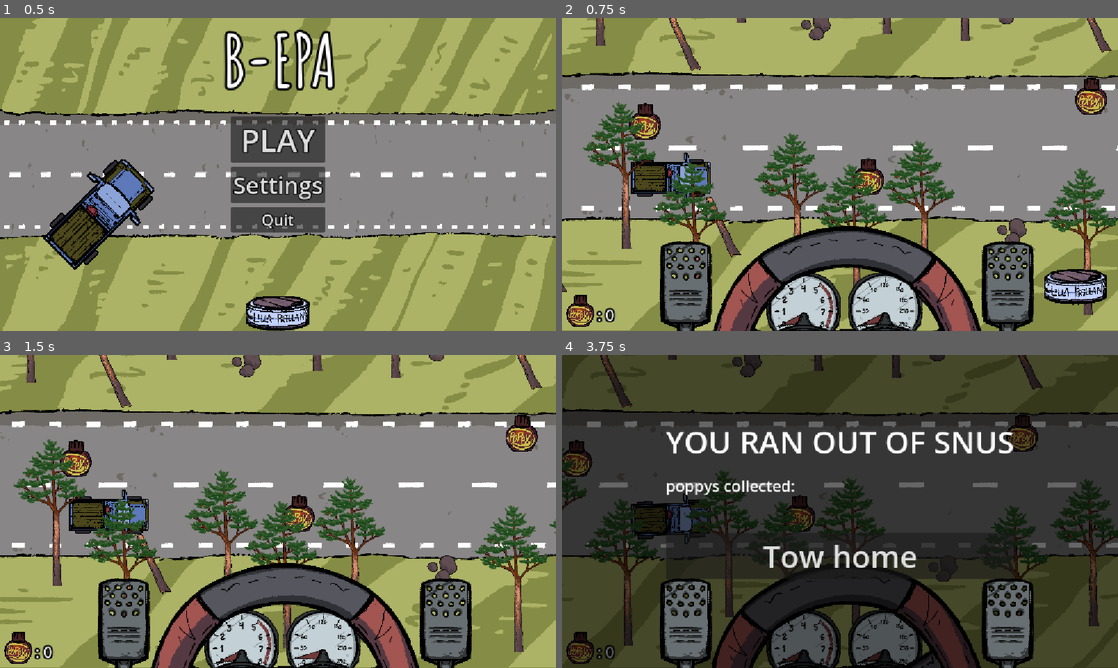
Above: before the commit, frames 1-4 (two rows, left to right).
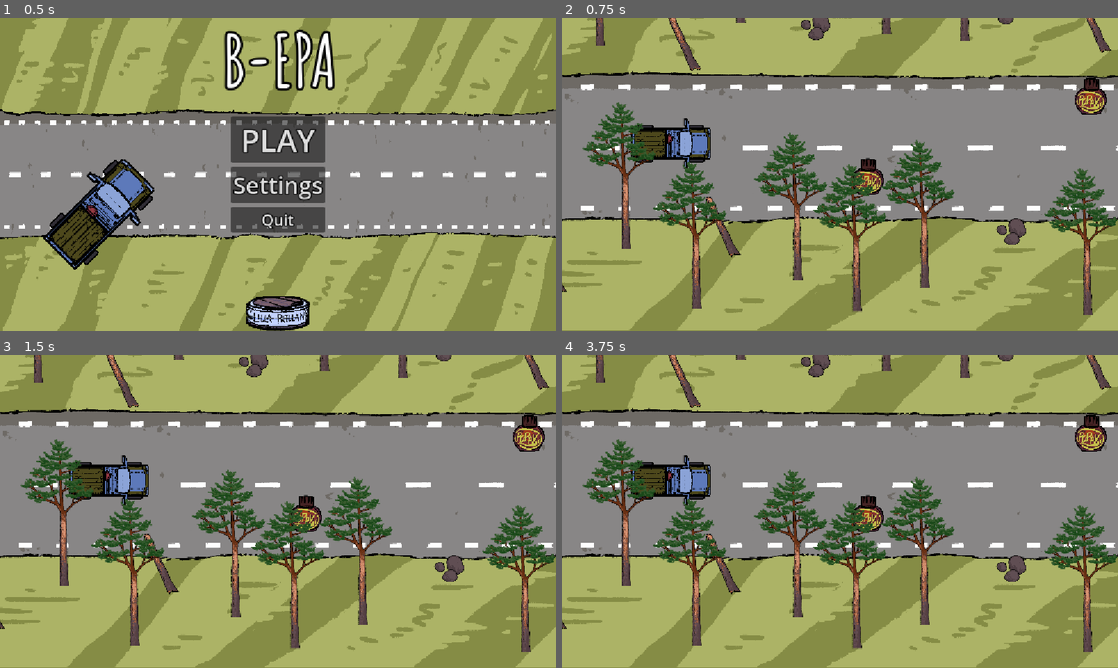
Above: after the commit, the same moments.

Repository: midenfors/project-epa
Game: Godot game, scene res://Scenes/UI/main_menu.tscn
The game is run twice, just before and just after one commit, with the same random seed, the same clock (stepped at 60 frames per second) and the same inputs. The engine's default icon, where the game draws it, is replaced by a stand-in: a white triangle on a blue panel in a dark square.
Inputs (mouse positions are in pixels of both pictures, inside the frame that each line leads up to):
- Up to frame 1 (0.5 s): no input
- Up to frame 2 (0.75 s): click "PLAY" at 0.5 s
- Up to frame 3 (1.5 s): click (444, 633) at 1.27 s
- Up to frame 4 (3.75 s): hold S (Turn Right) 2.03-2.78 s; hold Space (Boost) 2.03-2.78 s; hold W (Turn Left) 2.78-3.53 s; tap Shift (Break) at 2.85 s; hold S (Turn Right) from 3.53 s (still down); tap 0 at 3.6 s

Frame 1 is identical in both runs. In frame 2, 24% of the frame differs, in the area x 0-100%, y 0-100%; in frame 3, 37%; in frame 4, 98%.
Error after the commit: Attempt to call function 'num_snus_remaining' in base 'null instance' on a null instance. (res://Scripts/car.gd:103)

Commit message:
Pushing again to make sure?

Diff:
--- a/Scenes/world.tscn
+++ b/Scenes/world.tscn
@@ -2,9 +2,7 @@
 
 [ext_resource type="Script" uid="uid://y5lbexiudvff" path="res://Scripts/world.gd" id="1_5a7ea"]
 [ext_resource type="PackedScene" uid="uid://jlu1jv40kyf0" path="res://Scenes/car.tscn" id="2_go701"]
-[ext_resource type="PackedScene" uid="uid://c478xcut2pbio" path="res://pedal_controls.tscn" id="4_fo5ed"]
 [ext_resource type="PackedScene" uid="uid://cc78tv4k0beqg" path="res://Scenes/audio_manager.tscn" id="5_5ukr8"]
-[ext_resource type="PackedScene" uid="uid://dvhqp0ov4flbi" path="res://Scenes/UI/hud.tscn" id="5_fo5ed"]
 
 [sub_resource type="RectangleShape2D" id="RectangleShape2D_5a7ea"]
 size = Vector2(32, 2231)
@@ -18,7 +16,8 @@
 position = Vector2(-678, 0)
 
 [node name="Car" parent="." unique_id=1563742778 instance=ExtResource("2_go701")]
-position = Vector2(717, 158)
+z_index = 0
+position = Vector2(718, 57)
 
 [node name="RoadCaller" type="Area2D" parent="." unique_id=914110124]
 position = Vector2(-678, 0)
@@ -29,11 +28,6 @@
 
 [node name="CanvasLayer" type="CanvasLayer" parent="." unique_id=1650432471]
 
-[node name="HUD" parent="CanvasLayer" unique_id=341932580 instance=ExtResource("5_fo5ed")]
-
-[node name="PedalControls" parent="CanvasLayer/HUD" unique_id=1547500086 instance=ExtResource("4_fo5ed")]
-layout_mode = 1
-
 [node name="AudioManager" parent="." unique_id=509873445 instance=ExtResource("5_5ukr8")]
 
 [node name="Camera2D" type="Camera2D" parent="." unique_id=1451290446]
--- a/Scripts/car.gd
+++ b/Scripts/car.gd
@@ -25,7 +25,7 @@
 var boost_duration_cutoff = boost_duration_target * 1.8
 var boost_crit_window = 300
 
-var steering_speed : float = PI/16
+var steering_speed : float = PI/8
 var speed : float = 0
 
 var car_started_motion = false
